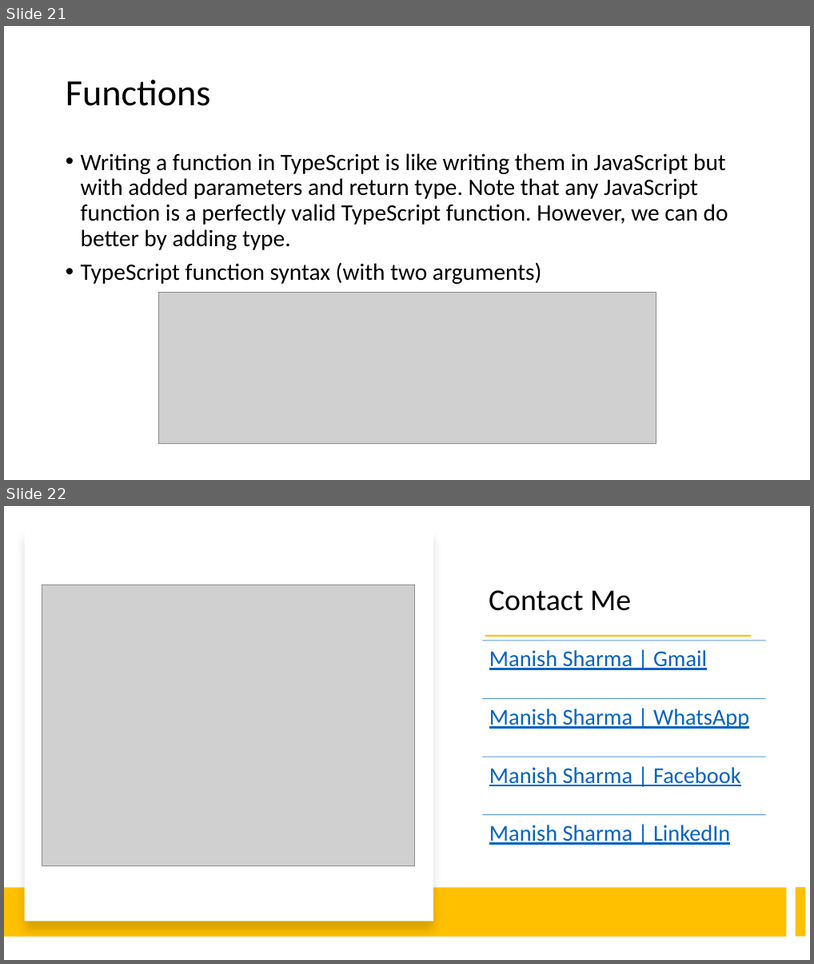
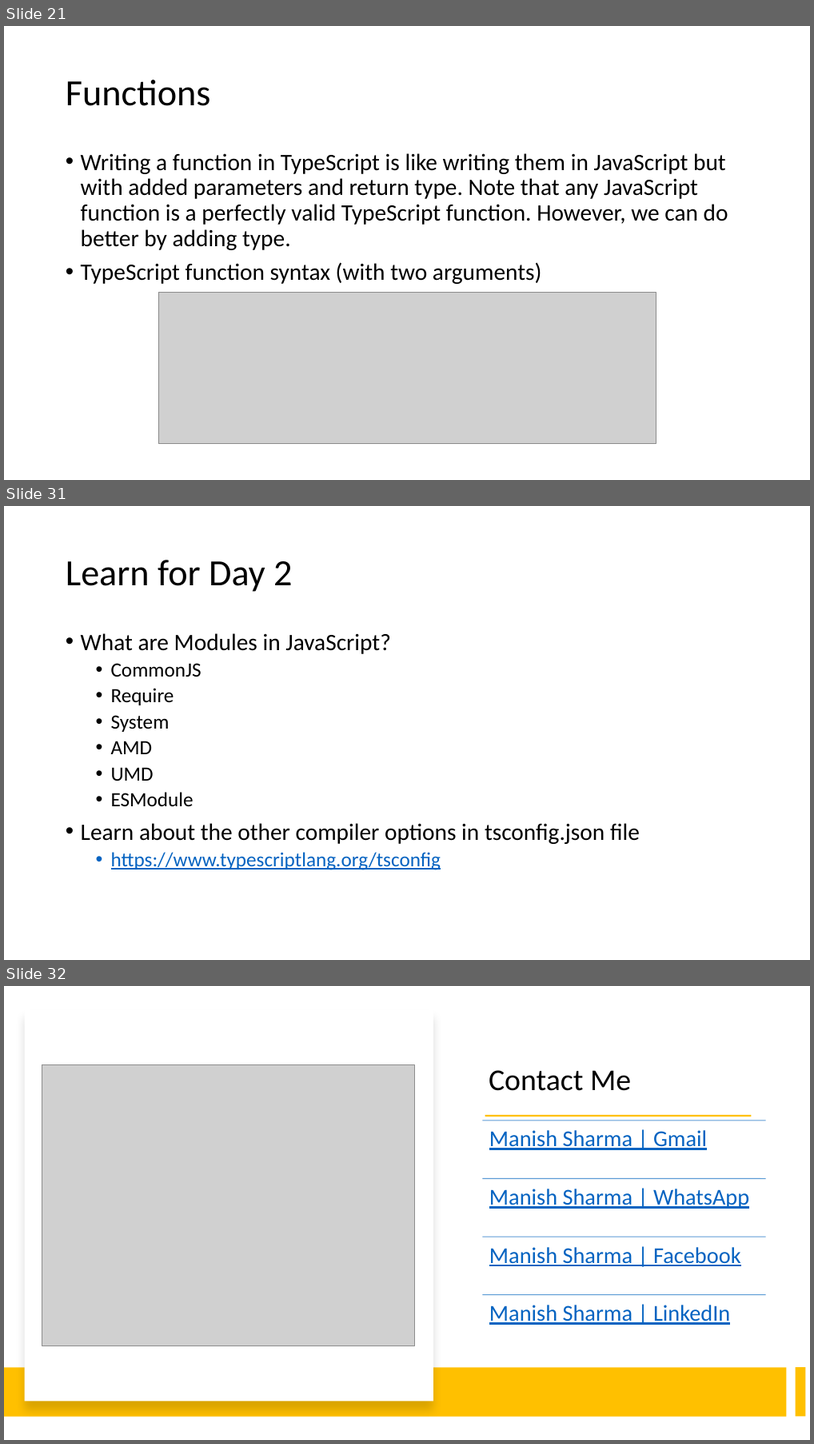
Before and after one commit to manishvbn/TypeScript_Jul22, a slide deck: Notes/TypeScript.pptx. Shown one above the other, each under a label of ours: slides 21 and 22 before the commit, slides 21, 31 and 32 after it; the slides between them are not shown. The pictures are 814x964 and 814x1444 pixels, drawn with LibreOffice and Linux fonts; fonts in the diff are those of the drawing; grey boxes stand for pictures. Boxes give left, top, right and bottom in pixels: in the first picture for what was removed or moved away, otherwise in the second. Text is boxed around its words. In the diff, an @@ line names an element or a change of style, - is before the commit and + after.

```diff
--- a/Notes/TypeScript.pptx
+++ b/Notes/TypeScript.pptx
@@ slide 31 added at bbox=[4, 506, 810, 960], background #FFFFFF @@
@@ title added at bbox=[66, 560, 292, 592], 44 pt, text #000000 @@
+Learn for Day 2
@@ text added at bbox=[81, 633, 640, 870], 28 pt, text #000000 @@
+• What are Modules in JavaScript?
+  • CommonJS
+  • Require
+  • System
+  • AMD
+  • UMD
+  • ESModule
+• Learn about the other compiler options in tsconfig.json file
+  • https://www.typescriptlang.org/tsconfig
@@ what was slide 22 is now slide 32 @@
```
Also in this commit, not shown: 9 other slides added.
